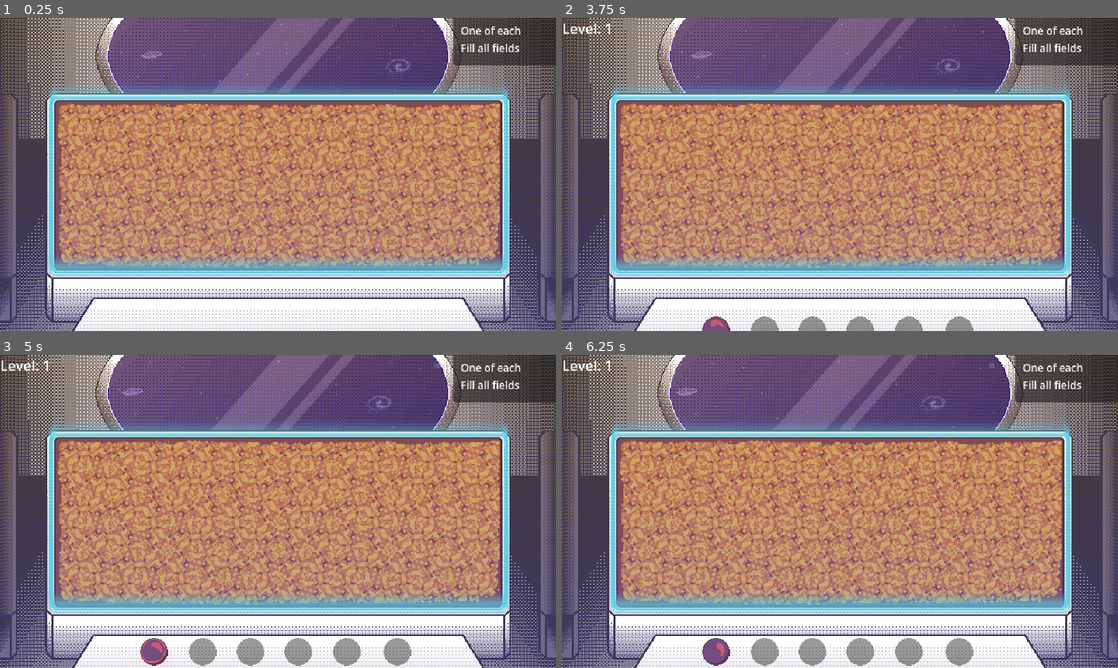
Above: before the commit, frames 1-4 (two rows, left to right).
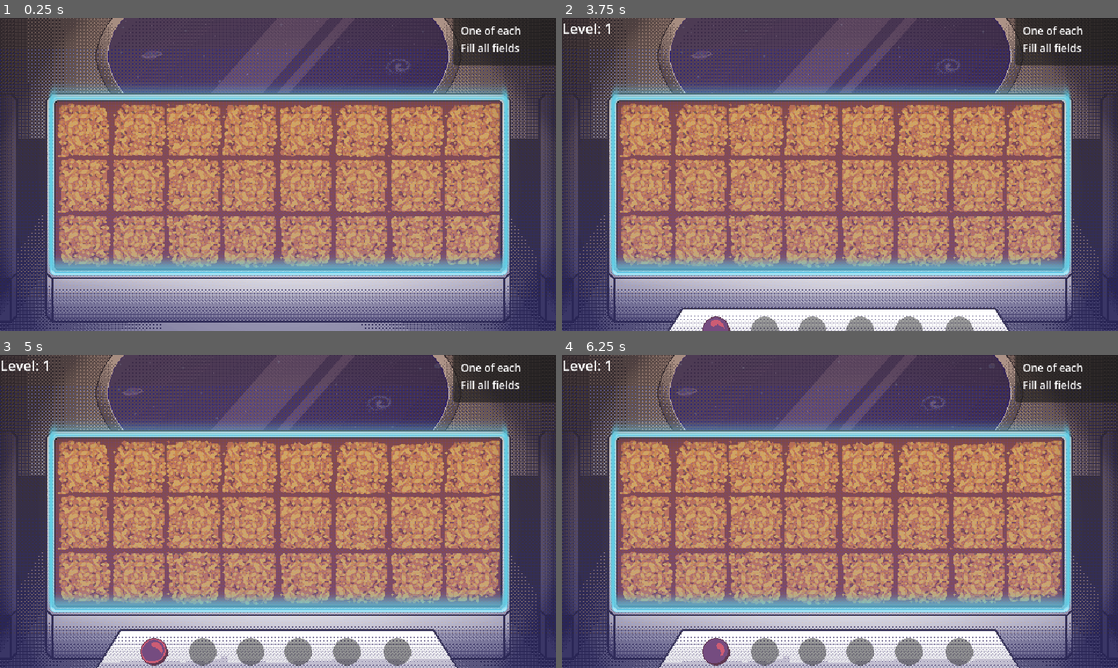
Above: after the commit, the same moments.

Repository: schnuet/ld-54-space-garden
Game: Godot game, scene res://scenes/MainScene.tscn
The game is run twice, just before and just after one commit, with the same random seed, the same clock (stepped at 60 frames per second) and the same inputs.
Inputs (mouse positions are in pixels of both pictures, inside the frame that each line leads up to):
- Up to frame 1 (0.25 s): no input
- Up to frame 2 (3.75 s): move the mouse to (840, 183) at 0.52 s; click (840, 183) at 0.67 s; move the mouse to (728, 190) at 1.27 s; click (728, 190) at 1.42 s; move the mouse to (895, 105) at 2.02 s; click (895, 105) at 2.17 s; click "Skip" at 2.75 s; move the mouse to (812, 237) at 3.52 s; click (812, 237) at 3.67 s
- Up to frame 3 (5 s): move the mouse to (155, 652) at 4.27 s; click (155, 652) at 4.42 s
- Up to frame 4 (6.25 s): move the mouse to (762, 652) at 5.02 s; click (762, 652) at 5.17 s; move the mouse to (812, 652) at 5.77 s; click (812, 652) at 5.92 s

The runs differ from the first frame. In frame 1, 40% of the frame differs, in the area x 0-100%, y 0-100%; in frame 2, 37%; in frame 3, 35%; in frame 4, 35%.

Commit message:
visuals eingefügt

Diff:
--- a/scenes/MainScene.tscn
+++ b/scenes/MainScene.tscn
@@ -8,10 +8,12 @@
 [ext_resource type="Texture2D" uid="uid://bj0y8kr8fpy1y" path="res://scenes/PlantMap/window/space_window_background_1.png" id="4_fmrr5"]
 [ext_resource type="Texture2D" uid="uid://bxkad7fexhg4d" path="res://scenes/PlantMap/window/space_window_background_2.png" id="5_0kcx8"]
 [ext_resource type="Texture2D" uid="uid://cb6m8nt6tbny1" path="res://scenes/PlantMap/window/space_window_background_3.png" id="6_j386a"]
-[ext_resource type="Texture2D" uid="uid://5jjhndivuet6" path="res://scenes/MainScene/space_garden_spielelayout.png" id="7_gu58d"]
+[ext_resource type="Texture2D" uid="uid://ck46cw7dgo1qa" path="res://scenes/space_garden_spielelayout.png" id="7_k4my8"]
+[ext_resource type="Texture2D" uid="uid://d0g3xefytabac" path="res://scenes/space_garden_table-light-effectt_back.png" id="8_uww2s"]
 [ext_resource type="Texture2D" uid="uid://r766y3rtegbm" path="res://scenes/PlantButton/button_standard_.png" id="9_r47t7"]
 [ext_resource type="Texture2D" uid="uid://cwr26ejqi4uj1" path="res://scenes/PlantButton/button_hover_.png" id="10_oghla"]
-[ext_resource type="Texture2D" uid="uid://djgxijeynqaqb" path="res://scenes/MainScene/space_garden_table-light-effectt.png" id="12_tu3v7"]
+[ext_resource type="Texture2D" uid="uid://dh6aj7m7txiih" path="res://scenes/space_garden_console.png" id="10_psqy7"]
+[ext_resource type="Texture2D" uid="uid://baa1r35y3iubo" path="res://scenes/space_garden_table-light-effectt_front.png" id="14_8ly7u"]
 
 [sub_resource type="AtlasTexture" id="AtlasTexture_8kvqp"]
 atlas = ExtResource("9_r47t7")
@@ -1635,18 +1637,26 @@
 speed = 7.0
 
 [node name="SpaceGardenSpielelayout" type="Sprite2D" parent="."]
-texture = ExtResource("7_gu58d")
+texture = ExtResource("7_k4my8")
 centered = false
 
 [node name="LevelIndex" type="Label" parent="."]
 offset_right = 40.0
 offset_bottom = 23.0
 
+[node name="SpaceGardenTable-light-effectt" type="Sprite2D" parent="."]
+texture = ExtResource("8_uww2s")
+centered = false
+
 [node name="PlantMap" parent="." instance=ExtResource("1_7vaon")]
 position = Vector2(64, 96)
 
 [node name="Menu" type="Node2D" parent="."]
 position = Vector2(0, 13)
+
+[node name="Console" type="Sprite2D" parent="Menu"]
+position = Vector2(320, 167)
+texture = ExtResource("10_psqy7")
 
 [node name="PlantButtonBHi" parent="Menu" instance=ExtResource("2_bm6uj")]
 position = Vector2(177, 328)
@@ -1701,9 +1711,9 @@
 visible = false
 modulate = Color(1, 1, 1, 0.482353)
 
-[node name="SpaceGardenTable-light-effectt" type="Sprite2D" parent="."]
-texture = ExtResource("12_tu3v7")
-centered = false
+[node name="SpaceGardenTable-light-front" type="Sprite2D" parent="."]
+position = Vector2(320, 180)
+texture = ExtResource("14_8ly7u")
 
 [node name="Panel" type="Panel" parent="."]
 offset_left = 521.0
Not shown: 1 places in scenes/MainScene.tscn that only renumber resources
Binary file added: scenes/space_garden_console.png
Not shown, added: scenes/space_garden_console.png.import
Binary file added: scenes/space_garden_spielelayout.png
Not shown, added: scenes/space_garden_spielelayout.png.import
Binary file added: scenes/space_garden_table-light-effectt_back.png
Not shown, added: scenes/space_garden_table-light-effectt_back.png.import
Binary file added: scenes/space_garden_table-light-effectt_front.png
Not shown, added: scenes/space_garden_table-light-effectt_front.png.import
